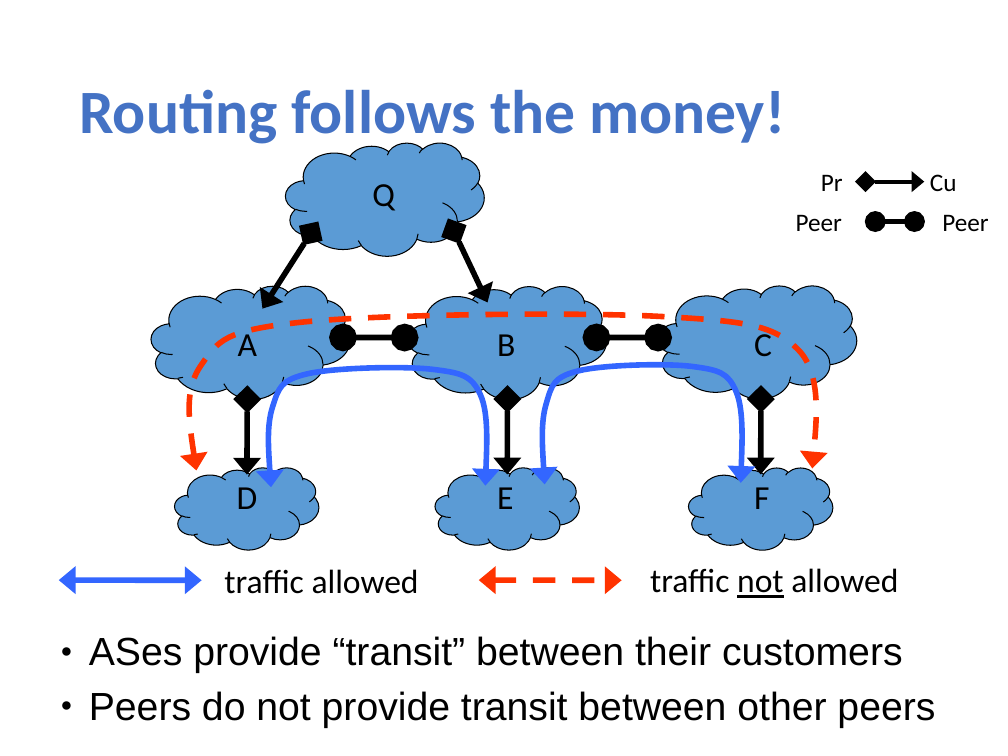
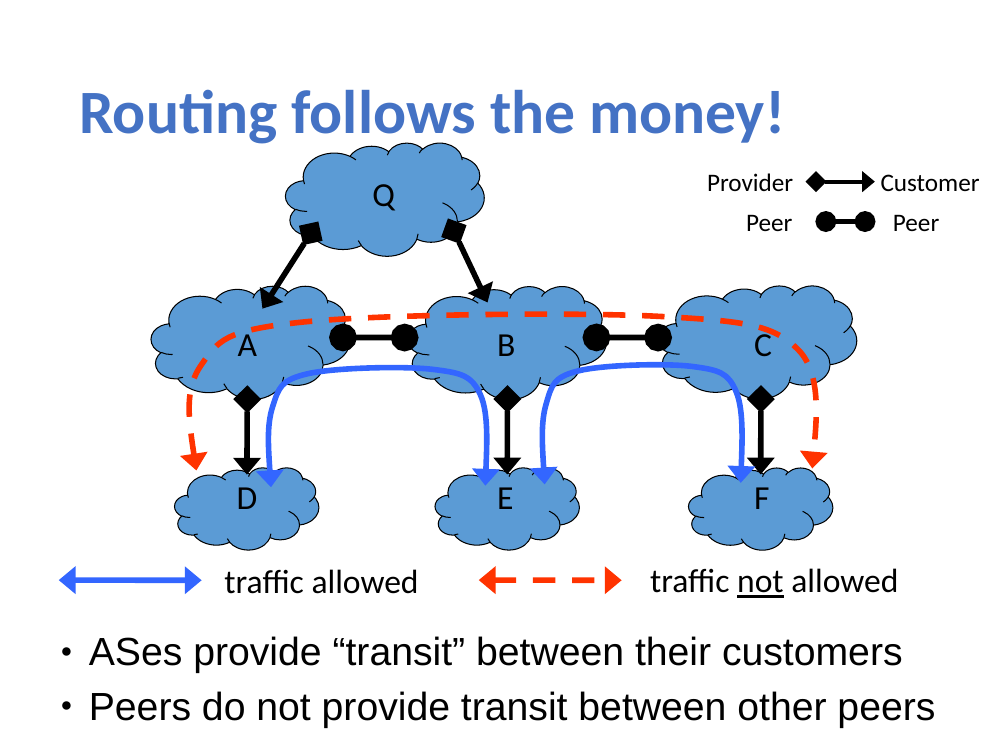
Before and after one commit to xinjin/course-net, a slide deck: slide 44 of slides/lec14_interdomain.pptx (slide 53 before the commit). Drawn at 1008x756 pixels with LibreOffice and Linux fonts; fonts in the diff are those of the drawing. Boxes give left, top, right and bottom in pixels: in the first picture for what was removed or moved away, otherwise in the second. Text is boxed around its words. In the diff, an @@ line names an element or a change of style, - is before the commit and + after.

```diff
--- a/slides/lec14_interdomain.pptx
+++ b/slides/lec14_interdomain.pptx
@@ text at (707,173,793,191): text changed @@
-Pr
+Provider
@@ text at (881,174,980,192): text changed @@
-Cu
+Customer
@@ 2 texts, 2 double arrows: place and size @@
-2 texts, 2 double arrows at (796,181,988,231)
+2 texts, 2 double arrows at (746,181,939,231)
```
Also in this commit, not shown: 6 other slides changed, 1 slide added, 9 slides removed, 1 other file.
